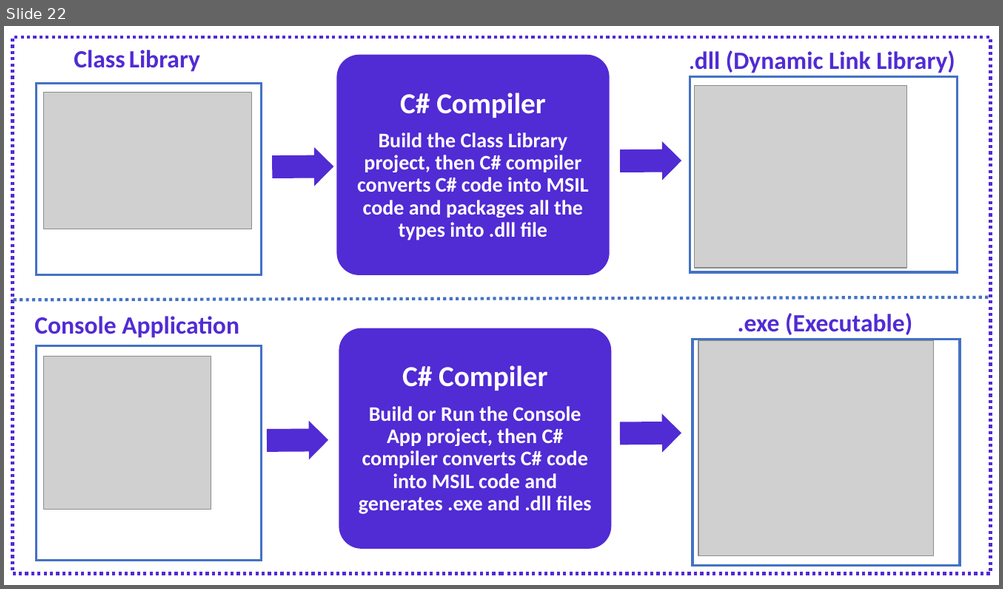
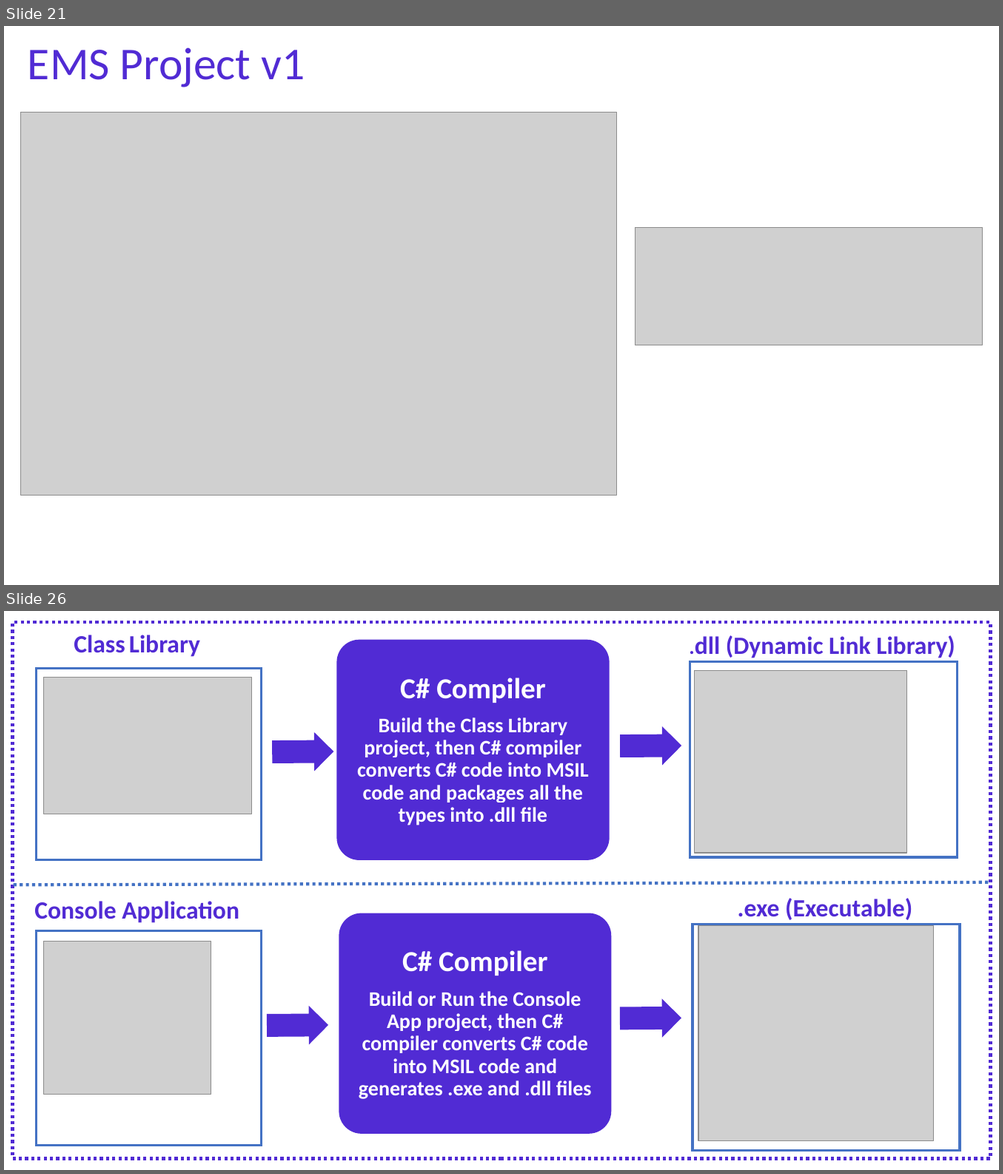
Before and after one commit to NaveenChittimalla/C-Sharp-Fundamentals, a slide deck: docs/C Sharp Programming Language - Fundaments.pptx. Shown one above the other, each under a label of ours: slide 22 before the commit, slides 21 and 26 after it; the slides between them are not shown. The pictures are 1003x589 and 1003x1174 pixels, drawn with LibreOffice and Linux fonts; fonts in the diff are those of the drawing; grey boxes stand for pictures. Boxes give left, top, right and bottom in pixels: in the first picture for what was removed or moved away, otherwise in the second. Text is boxed around its words. In the diff, an @@ line names an element or a change of style, - is before the commit and + after.

```diff
--- a/docs/C Sharp Programming Language - Fundaments.pptx
+++ b/docs/C Sharp Programming Language - Fundaments.pptx
@@ slide 21 added at bbox=[4, 26, 999, 585], background #FFFFFF @@
@@ text added at bbox=[28, 47, 304, 87], 44 pt, text #512BD4 @@
+EMS Project v1
@@ picture added at bbox=[20, 113, 617, 496] @@
@@ picture added at bbox=[635, 227, 983, 346] @@
@@ what was slide 22 is now slide 26 @@
```
Also in this commit, not shown: 2 slides changed, 8 other slides added, 1 other file.
